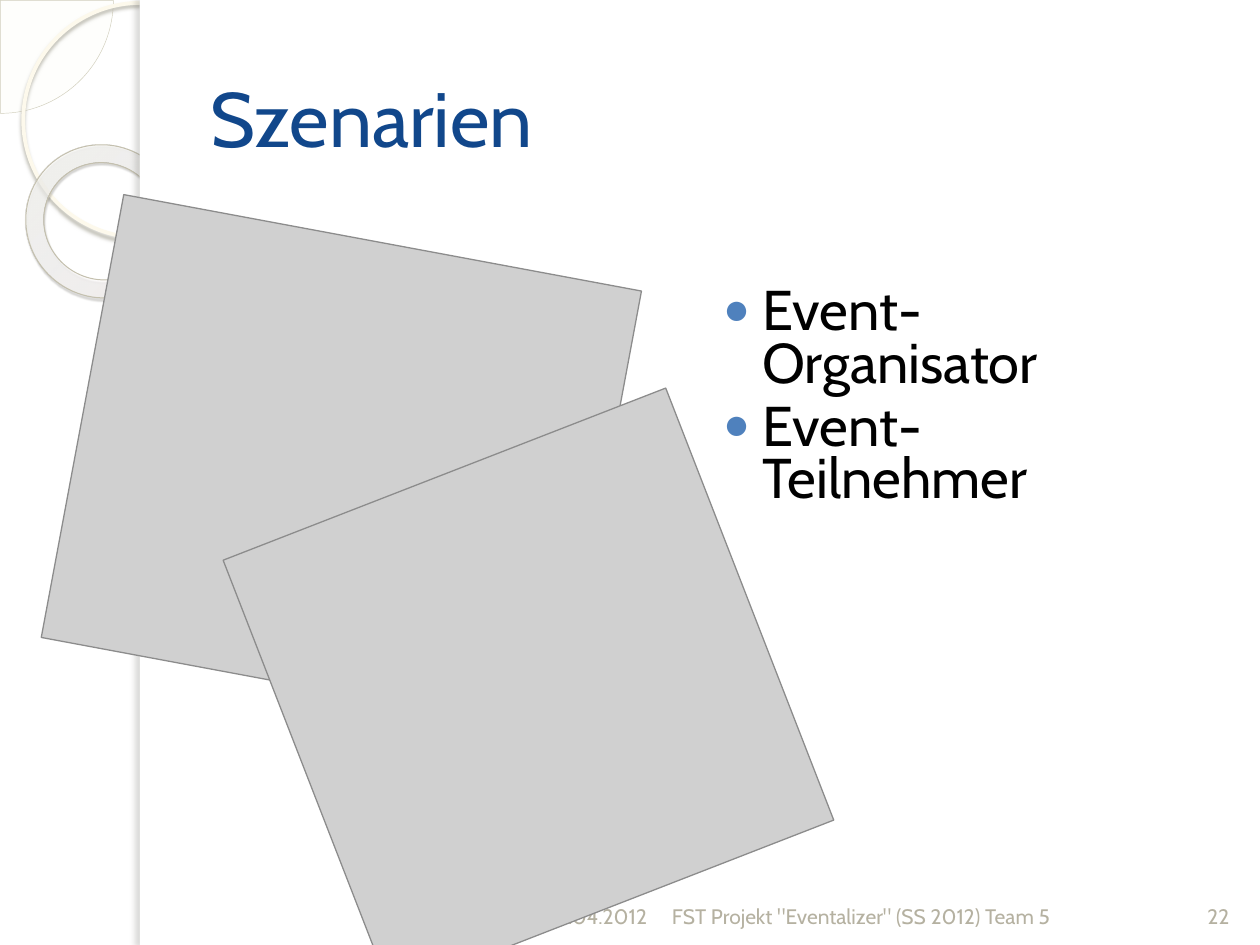
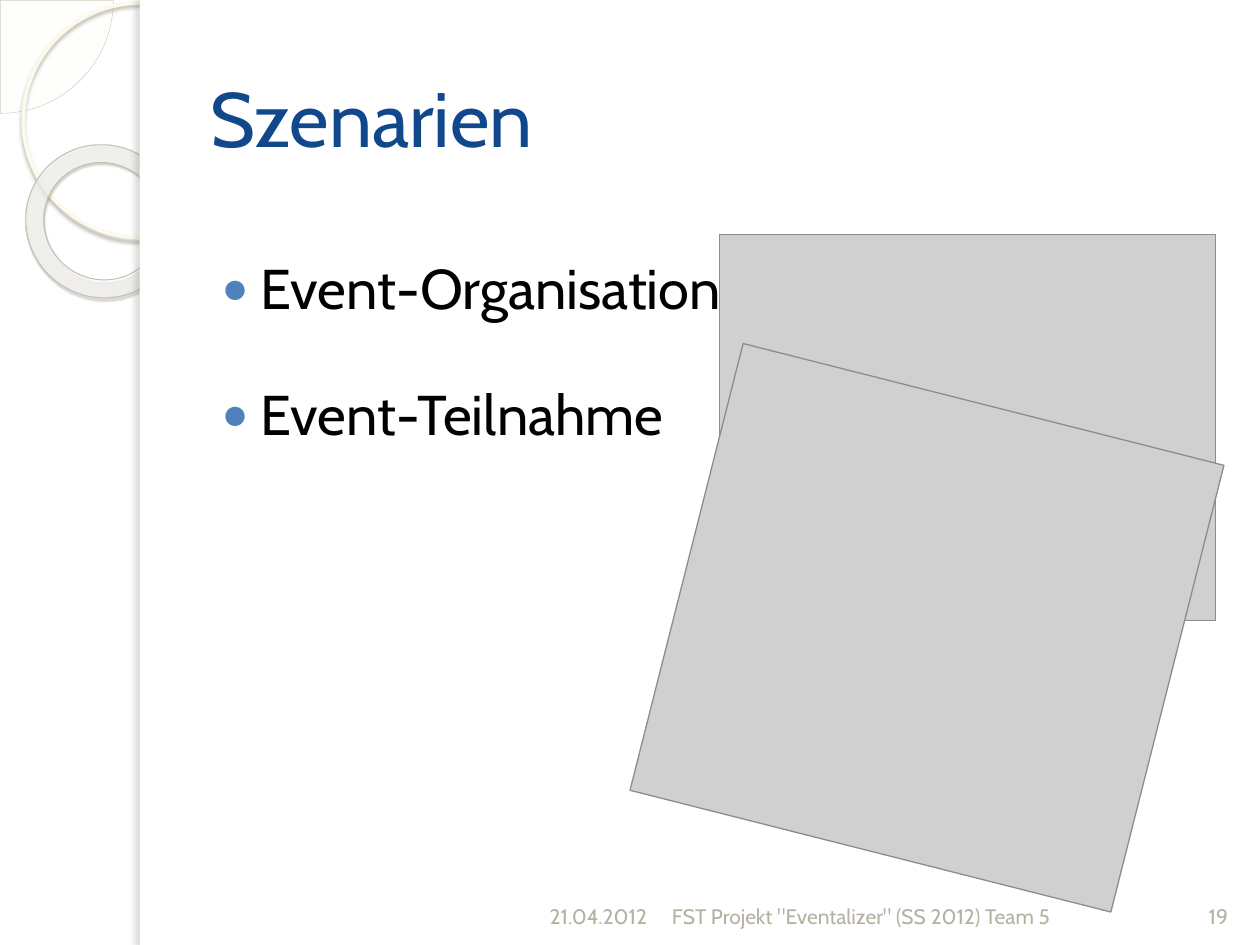
Before and after one commit to silkslostsoul/Eventalizer, a slide deck: slide 19 of Dokumente/Zwischenstand zum 2012-04-21_v2.pptx (slide 22 before the commit). Drawn at 1260x945 pixels with LibreOffice and Linux fonts; fonts in the diff are those of the drawing; grey boxes stand for pictures; background and template pictures are left out. Boxes give left, top, right and bottom in pixels: in the first picture for what was removed or moved away, otherwise in the second. Text is boxed around its words. In the diff, an @@ line names an element or a change of style, - is before the commit and + after.

```diff
--- a/Dokumente/Zwischenstand zum 2012-04-21_v2.pptx
+++ b/Dokumente/Zwischenstand zum 2012-04-21_v2.pptx
@@ picture removed at (x1=41, y1=195, x2=641, y2=735) @@
@@ picture added at (x1=719, y1=234, x2=1216, y2=621) @@
@@ text at (x1=261, y1=262, x2=721, y2=436): text changed @@
-● Event-Organisator
-● Event-Teilnehmer
+● Event-Organisation
+● Event-Teilnahme
@@ picture added at (x1=630, y1=343, x2=1225, y2=912) @@
@@ picture removed at (x1=223, y1=388, x2=834, y2=945) @@
@@ page number at (x1=1209, y1=909, x2=1228, y2=924): text changed @@
-22
+19
```
Also in this commit, not shown: 20 other slides changed, 3 slides removed, 5 other files.
